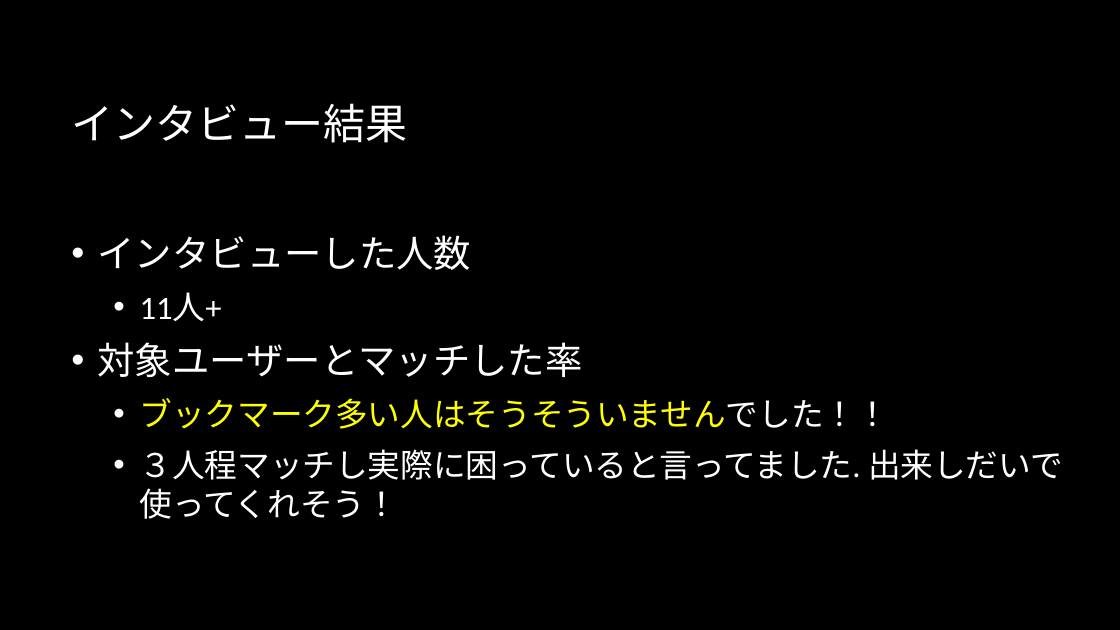
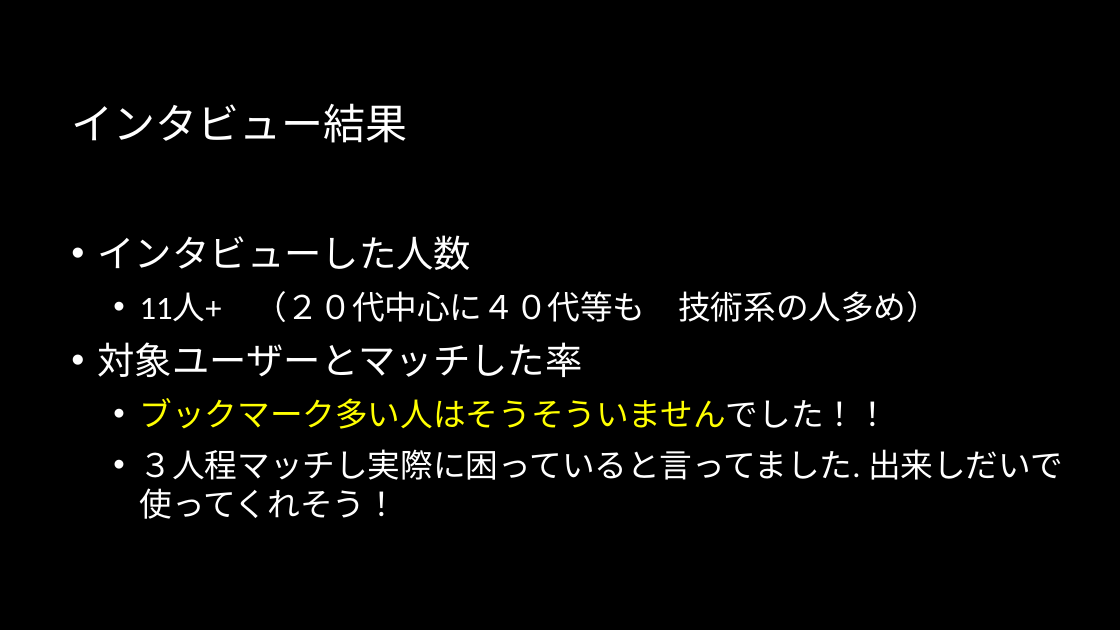
Before and after one commit to Sorarinu/ProjectP2016_F, a slide deck: slide 6 of production-idea/中間発表.pptx (slide 5 before the commit). Drawn at 1120x630 pixels with LibreOffice and Linux fonts; fonts in the diff are those of the drawing; background and template pictures are left out. Boxes give left, top, right and bottom in pixels: in the first picture for what was removed or moved away, otherwise in the second. Text is boxed around its words. In the diff, an @@ line names an element or a change of style, - is before the commit and + after.

```diff
--- a/production-idea/中間発表.pptx
+++ b/production-idea/中間発表.pptx
@@ text at box(140, 291, 939, 322): text changed @@
-  • 11人+
+  • 11人+ （２０代中心に４０代等も 技術系の人多め）
```
Also in this commit, not shown: 8 other slides changed, 1 slide added.
